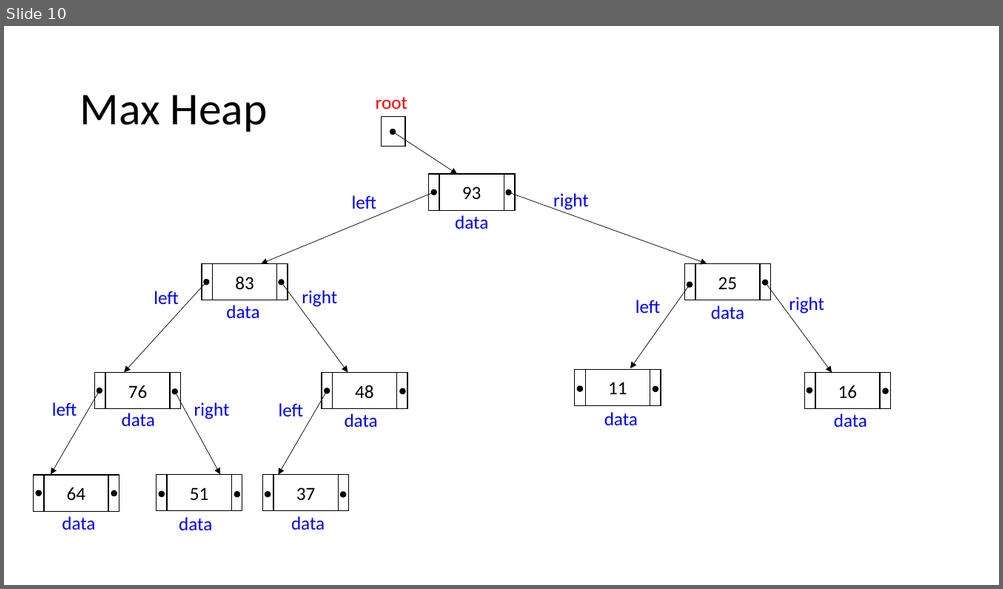
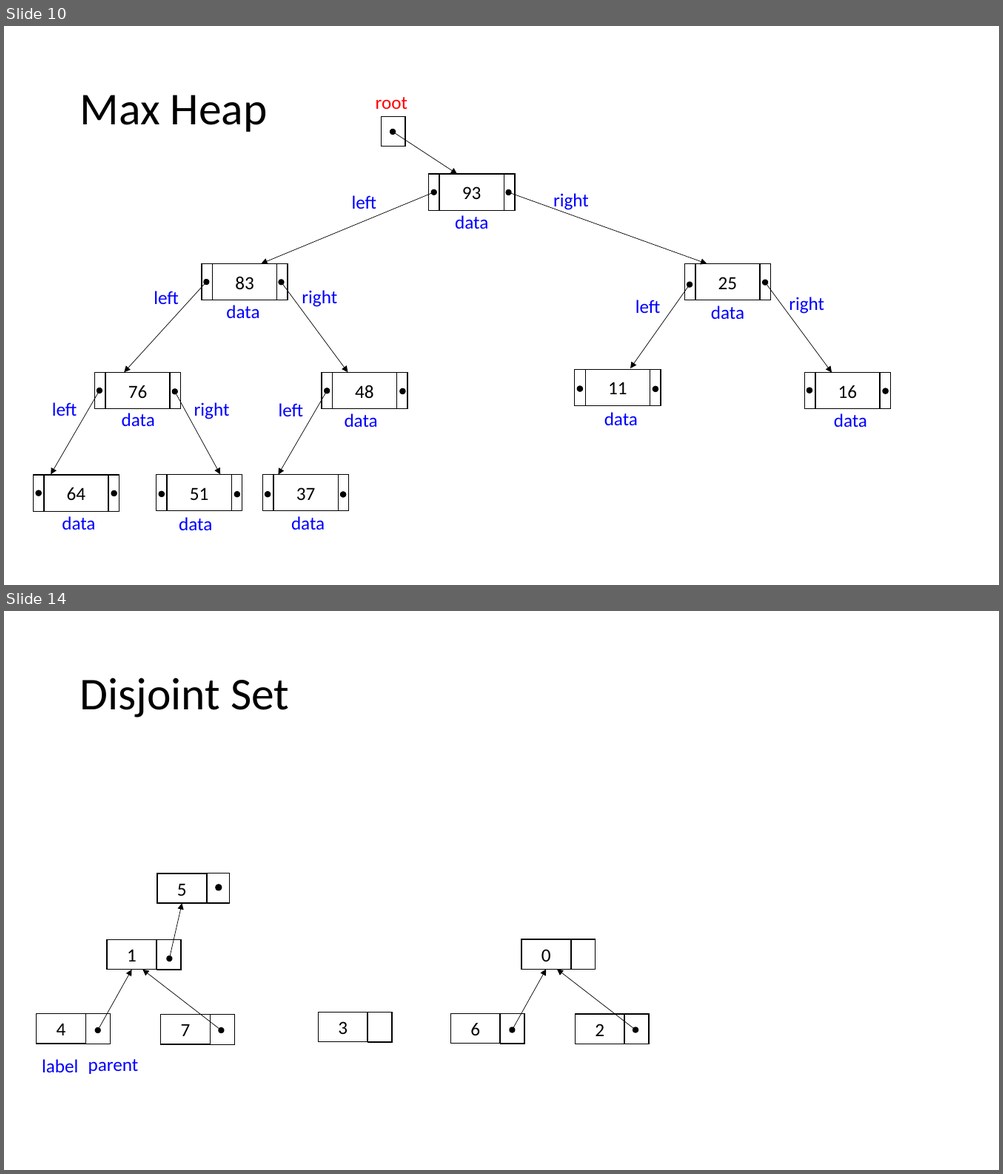
Before and after one commit to swaminathanj/DSA, a slide deck: DSA.pptx. Shown one above the other, each under a label of ours: slide 10 before the commit, slides 10 and 14 after it; the slides between them are not shown. The pictures are 1003x589 and 1003x1174 pixels, drawn with LibreOffice and Linux fonts; fonts in the diff are those of the drawing. Boxes give left, top, right and bottom in pixels: in the first picture for what was removed or moved away, otherwise in the second. Text is boxed around its words. In the diff, an @@ line names an element or a change of style, - is before the commit and + after.

```diff
--- a/DSA.pptx
+++ b/DSA.pptx
@@ slide 14 added at [4, 611, 999, 1170], background #FFFFFF @@
@@ title added at [79, 678, 289, 718], 44 pt, text #000000 @@
+Disjoint Set
@@ rectangle added at [157, 874, 206, 903], outline #000000 1 pt, 18 pt, text #000000 @@
+5
@@ rectangle added at [207, 874, 229, 903], outline #000000 1 pt @@
@@ ellipse added at [216, 885, 221, 890], fill #000000, outline #000000 1.5 pt @@
@@ double arrow added from (170, 959) to (182, 903), #000000 0.5 pt @@
@@ rectangle added at [107, 940, 156, 970], outline #000000 1 pt, 18 pt, text #000000 @@
+1
@@ rectangle added at [157, 940, 181, 970], outline #000000 1 pt @@
@@ rectangle added at [521, 940, 570, 969], outline #000000 1 pt, 18 pt, text #000000 @@
+0
@@ rectangle added at [571, 940, 595, 969], outline #000000 1 pt @@
@@ double arrow added from (98, 1031) to (131, 970), #000000 0.5 pt @@
@@ double arrow added from (221, 1031) to (143, 970), #000000 0.5 pt @@
@@ double arrow added from (512, 1031) to (546, 969), #000000 0.5 pt @@
@@ double arrow added from (635, 1031) to (557, 969), #000000 0.5 pt @@
@@ rectangle added at [36, 1014, 85, 1044], outline #000000 1 pt, 18 pt, text #000000 @@
+4
@@ rectangle added at [86, 1014, 110, 1044], outline #000000 1 pt @@
@@ rectangle added at [161, 1014, 210, 1045], outline #000000 1 pt, 18 pt, text #000000 @@
+7
@@ rectangle added at [210, 1014, 235, 1045], outline #000000 1 pt @@
@@ rectangle added at [318, 1012, 367, 1042], outline #000000 1 pt, 18 pt, text #000000 @@
+3
@@ rectangle added at [368, 1012, 392, 1042], outline #000000 1 pt @@
@@ rectangle added at [451, 1014, 500, 1044], outline #000000 1 pt, 18 pt, text #000000 @@
+6
@@ rectangle added at [500, 1014, 524, 1044], outline #000000 1 pt @@
@@ rectangle added at [575, 1014, 624, 1045], outline #000000 1 pt, 18 pt, text #000000 @@
+2
@@ rectangle added at [625, 1014, 649, 1045], outline #000000 1 pt @@
@@ text added at [42, 1059, 78, 1073], 18 pt, text #0000FF @@
+label
@@ text added at [88, 1059, 139, 1074], 18 pt, text #0000FF @@
+parent
```
Also in this commit, not shown: 3 other slides added.
